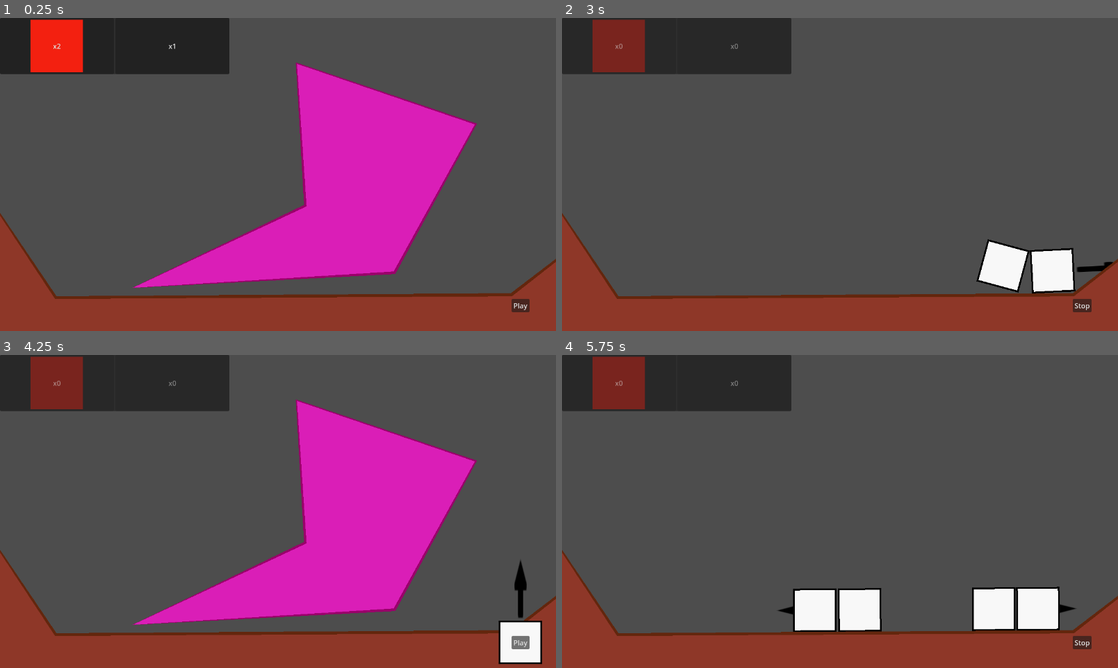
Above: before the commit, frames 1-4 (two rows, left to right).
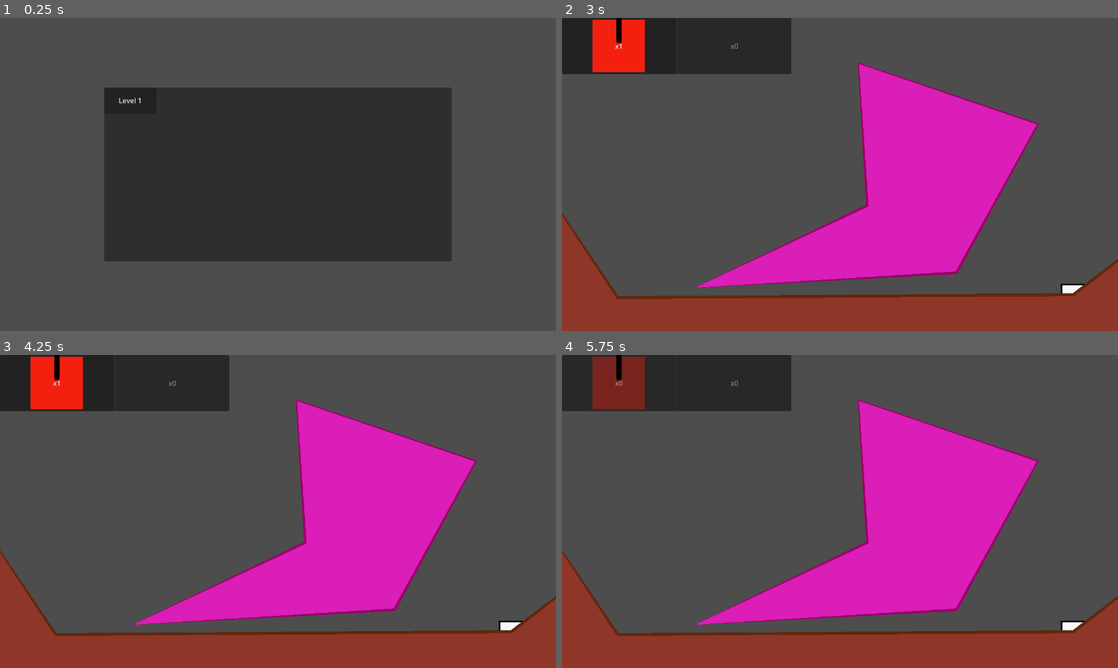
Above: after the commit, the same moments.

Repository: Xiul109/Basic_Principles_of_Autoreplicant_Engineering
Game: Godot game, scene res://main_scene.tscn
Same seed, same stepped clock (60 frames per second), same inputs: the game is played once before the commit and once after it.
Inputs (mouse positions are in pixels of both pictures, inside the frame that each line leads up to):
- Up to frame 1 (0.25 s): no input
- Up to frame 2 (3 s): click "x2" (after the commit: "Level 1") at 0.5 s; click "x1" at 1.25 s; click "x1" (after the commit: "x2") at 2 s; click "Play" at 2.75 s
- Up to frame 3 (4.25 s): click (522, 642) at 3.5 s, where only the run after the commit has a clickable "Play"
- Up to frame 4 (5.75 s): click (617, 383) at 4.25 s, where only the run after the commit has a clickable "x1"; click "Play" at 5 s

The runs differ from the first frame. In frame 1, 59% of the frame differs, in the area x 0-100%, y 0-100%; in frame 2, 22%; in frame 3, 2.8%; in frame 4, 22%.

Commit message:
Added level selector

Diff:
--- /dev/null
+++ b/UI/StartLevelButton.tscn
@@ -0,0 +1,11 @@
+[gd_scene load_steps=2 format=3 uid="uid://53qn78xplvbh"]
+
+[ext_resource type="Script" path="res://UI/start_level_button.gd" id="1_akblq"]
+
+[node name="StartLevelButton" type="Button"]
+custom_minimum_size = Vector2(120, 60)
+offset_right = 40.0
+offset_bottom = 40.0
+script = ExtResource("1_akblq")
+
+[connection signal="pressed" from="." to="." method="_on_pressed"]
--- a/UI/level_interface.gd
+++ b/UI/level_interface.gd
@@ -6,7 +6,7 @@
 @export var level : Level :
 	set(new_level):
 		level = new_level
-		#add_child(level)
+		add_child(level)
 		if replicant_editor != null:
 			replicant_editor.level = level
 
--- /dev/null
+++ b/UI/level_selector.gd
@@ -0,0 +1,25 @@
+extends Control
+
+const START_LEVEL_BUTTON = preload("res://UI/StartLevelButton.tscn")
+
+@onready var grid_container = $GridContainer
+
+@export var levels : Array[PackedScene]
+
+signal level_selected(level: PackedScene)
+
+# Called when the node enters the scene tree for the first time.
+func _ready():
+	for i in len(levels):
+		var level = levels[i]
+		if level == null:
+			continue
+		var button = START_LEVEL_BUTTON.instantiate()
+		button.text = "Level %d"%(i+1)
+		button.level = level
+		# Sending the signal to other node
+		button.level_selected.connect(
+			func(lev: PackedScene):
+				level_selected.emit(lev)
+		)
+		grid_container.add_child(button)
--- /dev/null
+++ b/UI/level_selector.tscn
@@ -0,0 +1,22 @@
+[gd_scene load_steps=2 format=3 uid="uid://bi2nqbknnkpcr"]
+
+[ext_resource type="Script" path="res://UI/level_selector.gd" id="1_dxfw8"]
+
+[node name="LevelSelector" type="PanelContainer"]
+custom_minimum_size = Vector2(800, 400)
+anchors_preset = 8
+anchor_left = 0.5
+anchor_top = 0.5
+anchor_right = 0.5
+anchor_bottom = 0.5
+offset_left = -411.0
+offset_top = -215.5
+offset_right = 411.0
+offset_bottom = 215.5
+grow_horizontal = 2
+grow_vertical = 2
+script = ExtResource("1_dxfw8")
+
+[node name="GridContainer" type="GridContainer" parent="."]
+layout_mode = 2
+columns = 5
--- /dev/null
+++ b/UI/start_level_button.gd
@@ -0,0 +1,9 @@
+extends Button
+
+var level : PackedScene
+
+signal level_selected(level: PackedScene)
+
+
+func _on_pressed():
+	level_selected.emit(level)
--- /dev/null
+++ b/main_scene.gd
@@ -0,0 +1,17 @@
+extends Control
+
+const LEVEL_INTERFACE = preload("res://UI/level_interface.tscn")
+@onready var level_selector = $CenterContainer/LevelSelector
+
+# Called when the node enters the scene tree for the first time.
+func _ready():
+	pass # Replace with function body.
+
+
+
+func _on_level_selector_level_selected(level_scene: PackedScene):
+	level_selector.hide()
+	var level_interface = LEVEL_INTERFACE.instantiate()
+	var level = level_scene.instantiate()
+	level_interface.level = level
+	add_child(level_interface)
--- a/main_scene.tscn
+++ b/main_scene.tscn
@@ -1,13 +1,29 @@
-[gd_scene load_steps=2 format=3 uid="uid://cnh57qej5dk3w"]
+[gd_scene load_steps=4 format=3 uid="uid://cnh57qej5dk3w"]
 
-[ext_resource type="PackedScene" uid="uid://c3t66xpdrrig3" path="res://UI/level_interface.tscn" id="1_75evr"]
+[ext_resource type="Script" path="res://main_scene.gd" id="1_docgf"]
+[ext_resource type="PackedScene" uid="uid://bi2nqbknnkpcr" path="res://UI/level_selector.tscn" id="2_f3enm"]
+[ext_resource type="PackedScene" uid="uid://bkmnskaabvmoa" path="res://full_levels/level0.tscn" id="3_n7cql"]
 
 [node name="MainScene" type="Control"]
 layout_mode = 3
-anchors_preset = 0
+anchors_preset = 15
+anchor_right = 1.0
+anchor_bottom = 1.0
+grow_horizontal = 2
+grow_vertical = 2
 mouse_filter = 1
+script = ExtResource("1_docgf")
 
-[node name="LevelInterface" parent="." node_paths=PackedStringArray("level") instance=ExtResource("1_75evr")]
-level = NodePath("Level")
+[node name="CenterContainer" type="CenterContainer" parent="."]
+layout_mode = 1
+anchors_preset = 15
+anchor_right = 1.0
+anchor_bottom = 1.0
+grow_horizontal = 2
+grow_vertical = 2
 
-[editable path="LevelInterface"]
+[node name="LevelSelector" parent="CenterContainer" instance=ExtResource("2_f3enm")]
+layout_mode = 2
+levels = Array[PackedScene]([ExtResource("3_n7cql")])
+
+[connection signal="level_selected" from="CenterContainer/LevelSelector" to="." method="_on_level_selector_level_selected"]
